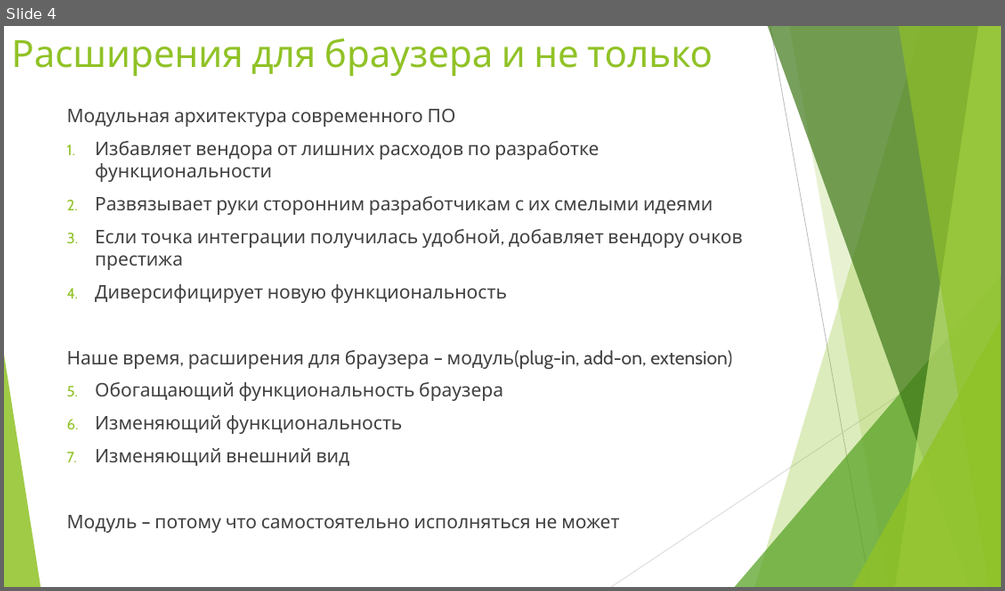
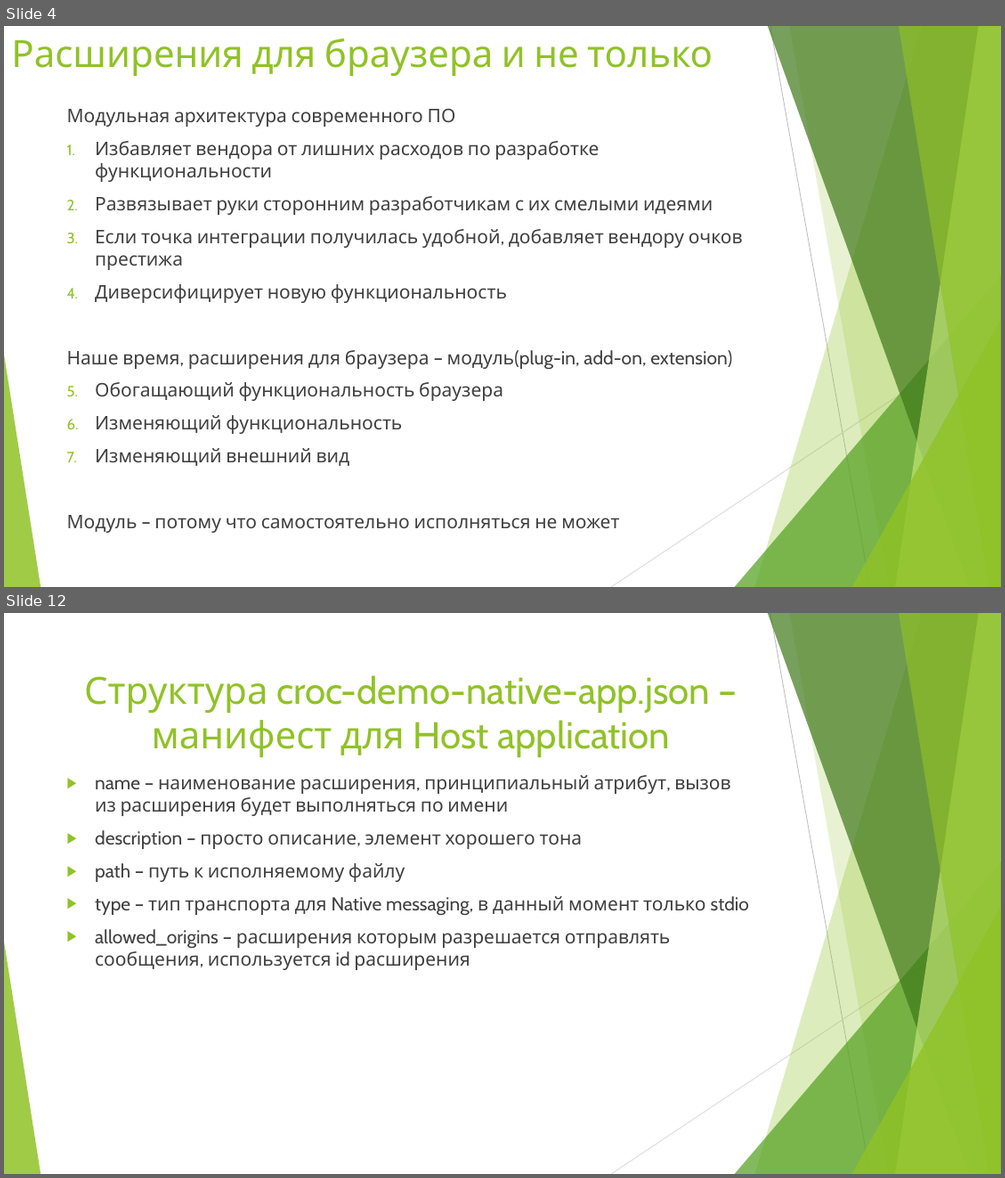
Before and after one commit to croacker/croc-extension-report, a slide deck: report/Presentation.pptx. Shown one above the other, each under a label of ours: slide 4 before the commit, slides 4 and 12 after it; the slides between them are not shown. The pictures are 1005x591 and 1005x1178 pixels, drawn with LibreOffice and Linux fonts; fonts in the diff are those of the drawing. Boxes give left, top, right and bottom in pixels: in the first picture for what was removed or moved away, otherwise in the second. Text is boxed around its words. In the diff, an @@ line names an element or a change of style, - is before the commit and + after.

```diff
--- a/report/Presentation.pptx
+++ b/report/Presentation.pptx
@@ slide 12 added at (4, 613, 1001, 1174), background #FFFFFF; not listed: 10 template elements that a slide beside it also shows @@
@@ title added at (84, 675, 710, 757), 36 pt, text #90C226 @@
+Структура croc-demo-native-app.json – манифест для Host application
@@ text added at (95, 775, 749, 970), 18 pt, text #404040 @@
+▶ name – наименование расширения, принципиальный атрибут, вызов из расширения будет выполняться по имени
+▶ description – просто описание, элемент хорошего тона
+▶ path – путь к исполняемому файлу
+▶ type – тип транспорта для Native messaging, в данный момент только stdio
+▶ allowed_origins – расширения которым разрешается отправлять сообщения, используется id расширения
```
Also in this commit, not shown: 1 slide changed, 9 other slides added.
